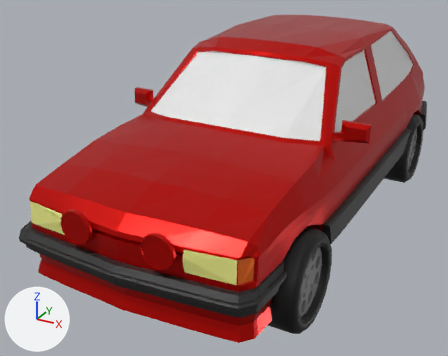
An edit to the Blender file Assets/3D Assets/fiesta mk2.blend, drawn before and after from the same camera.
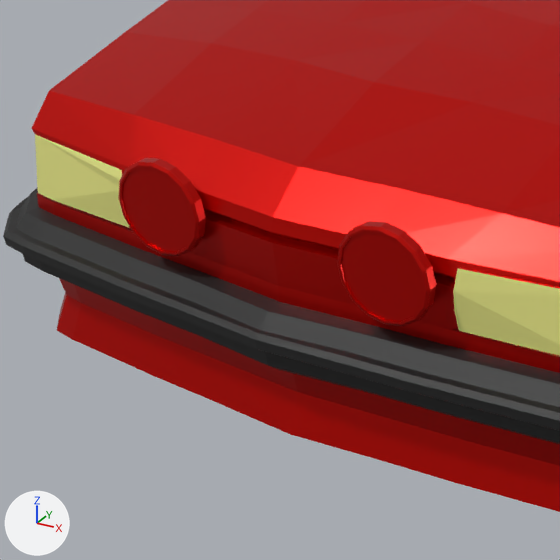
Each version is shown whole from a 50 mm camera at (3.15, -3.68, 3.82) aimed at (-0.38, 2.74, 0.62), then close up on the part from 4% to 49% of the width and 43% to 100% of the height. Every picture has the same lights, and +X, +Y and +Z are marked at lower left.

The older version as bpy lines, for what is in view:
```python
me_plane = bpy.data.meshes.new('Plane')
me_plane.from_pydata(...)  # 1617 vertices, 1561 faces, 2 loose edges; spans x -1.52..1.52, y 0.37..2.36, z -6.5..0.05
# faces by material slot: [1196, 309, 12, 6, 3, 35]
me_plane.materials.append(mat_body)  # red #d10900
me_plane.materials.append(mat_trim)  # black #222222
me_plane.materials.append(mat_window)  # white #e7e7e7
me_plane.materials.append(mat_side_light)  # orange #e76500
me_plane.materials.append(mat_head_light)  # yellow #e7e686
me_plane.materials.append(mat_brake_light)  # red #e71400
ob_plane = bpy.data.objects.new('Plane', me_plane)
ob_plane.location = (0.0, 0.0, 0.0)
ob_plane.rotation_euler = (1.571, 0.0, 0.0)  # degrees (90, 0, 0)
```
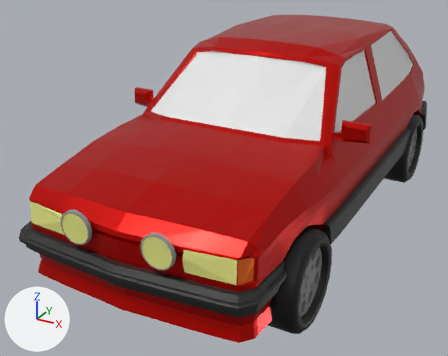
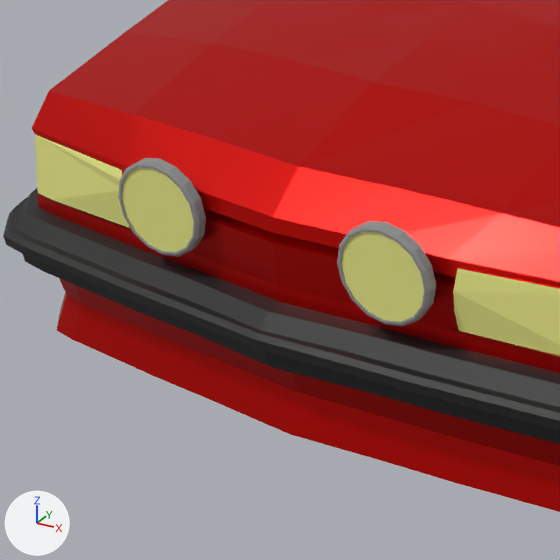
The change in detail:
me_plane has 1617 vertices, 1561 faces, 2 loose edges and spans x -1.52..1.52, y 0.37..2.36, z -6.5..0.05.
me_plane is used by ob_plane; location (0.0, 0.0, 0.0); rotation (1.571, 0.0, 0.0), in degrees (90, 0, 0).
me_plane part 1: 64 of the faces centred in x -0.53..0.54, y 1.05..1.23, z -0.04 switch from mat_body (red #d10900) to mat_head_light (yellow #e7e686).
me_plane part 2: 258 of the faces centred in x -0.61..0.62, y 0.97..1.31, z -0.15..-0.04 switch from mat_body (red #d10900) to mat_material_005 (grey #9b9b9b).

What differs and where, as boxes [x1, y1, x2, y2] in the close-ups (560 x 560 px):
part 1 of me_plane, recoloured (red to yellow): [122, 168, 424, 322] in both
part 2 of me_plane, recoloured (red to grey): [118, 158, 436, 326] in both
